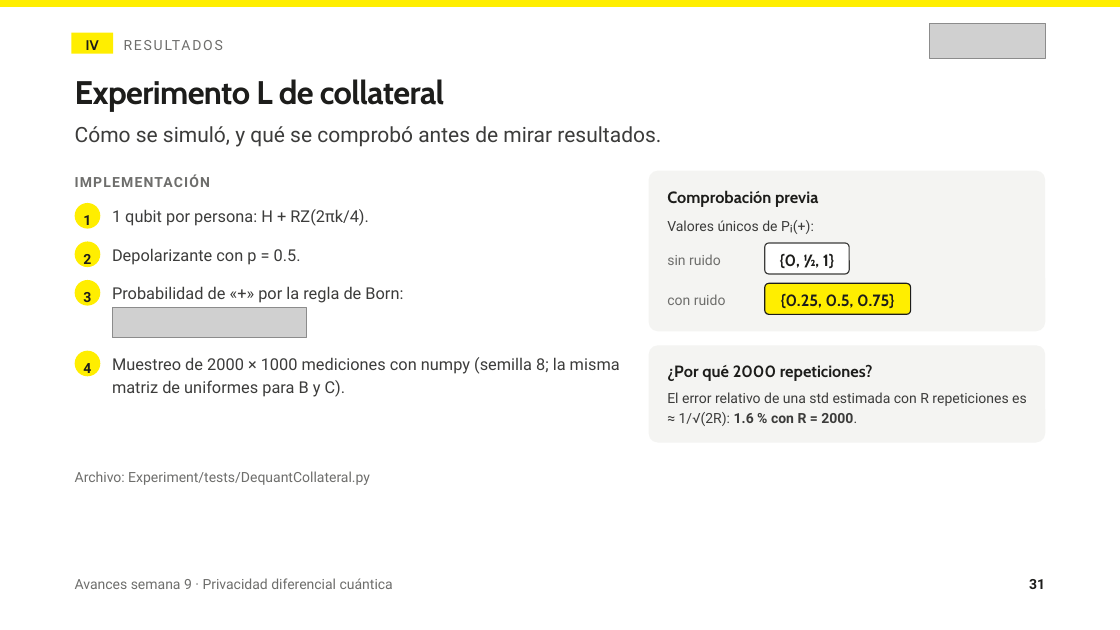
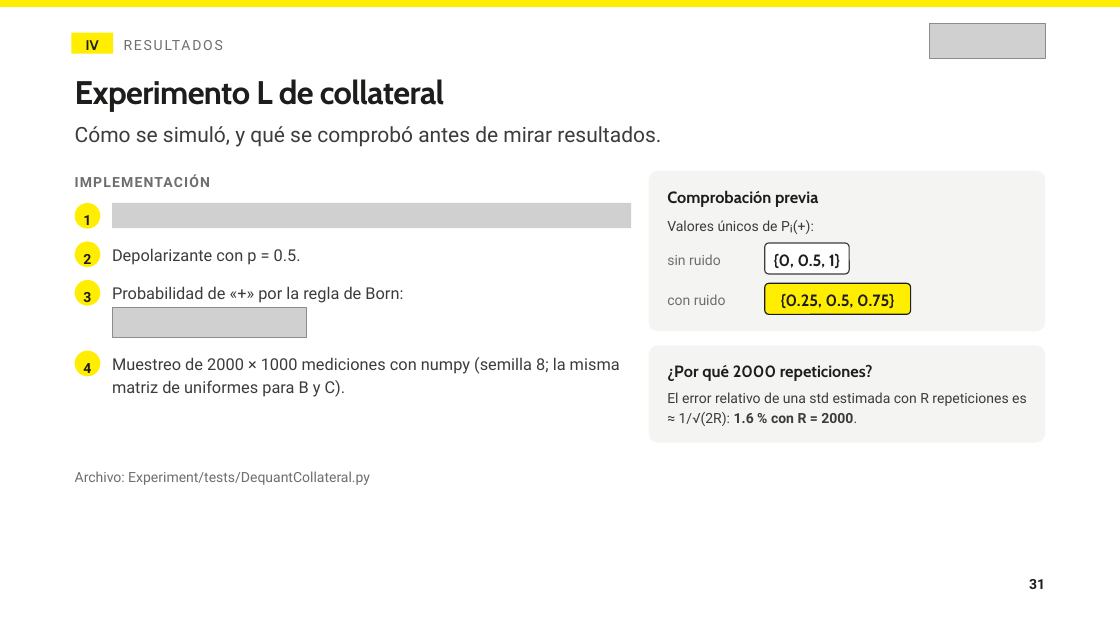
Before and after one commit to tomasSiSa18/TesisPregrado, a slide deck: slide 31 of PresentacionSemana10/Avances semana 10.pptx. Drawn at 1120x630 pixels with LibreOffice and Linux fonts; fonts in the diff are those of the drawing; grey boxes stand for pictures. Boxes give left, top, right and bottom in pixels: in the first picture for what was removed or moved away, otherwise in the second. Text is boxed around its words. In the diff, an @@ line names an element or a change of style, - is before the commit and + after.

```diff
--- a/PresentacionSemana10/Avances semana 10.pptx
+++ b/PresentacionSemana10/Avances semana 10.pptx
@@ text removed at (x1=112, y1=209, x2=369, y2=226) @@
-1 qubit por persona: H + RZ(2πk/4).
@@ picture added at (x1=112, y1=203, x2=631, y2=229) @@
@@ text in rounded rectangle at (x1=774, y1=253, x2=840, y2=268): text changed @@
-{0, ½, 1}
+{0, 0.5, 1}
@@ text removed at (x1=75, y1=578, x2=393, y2=589) @@
-Avances semana 9 · Privacidad diferencial cuántica
```
Also in this commit, not shown: 37 other slides changed.
